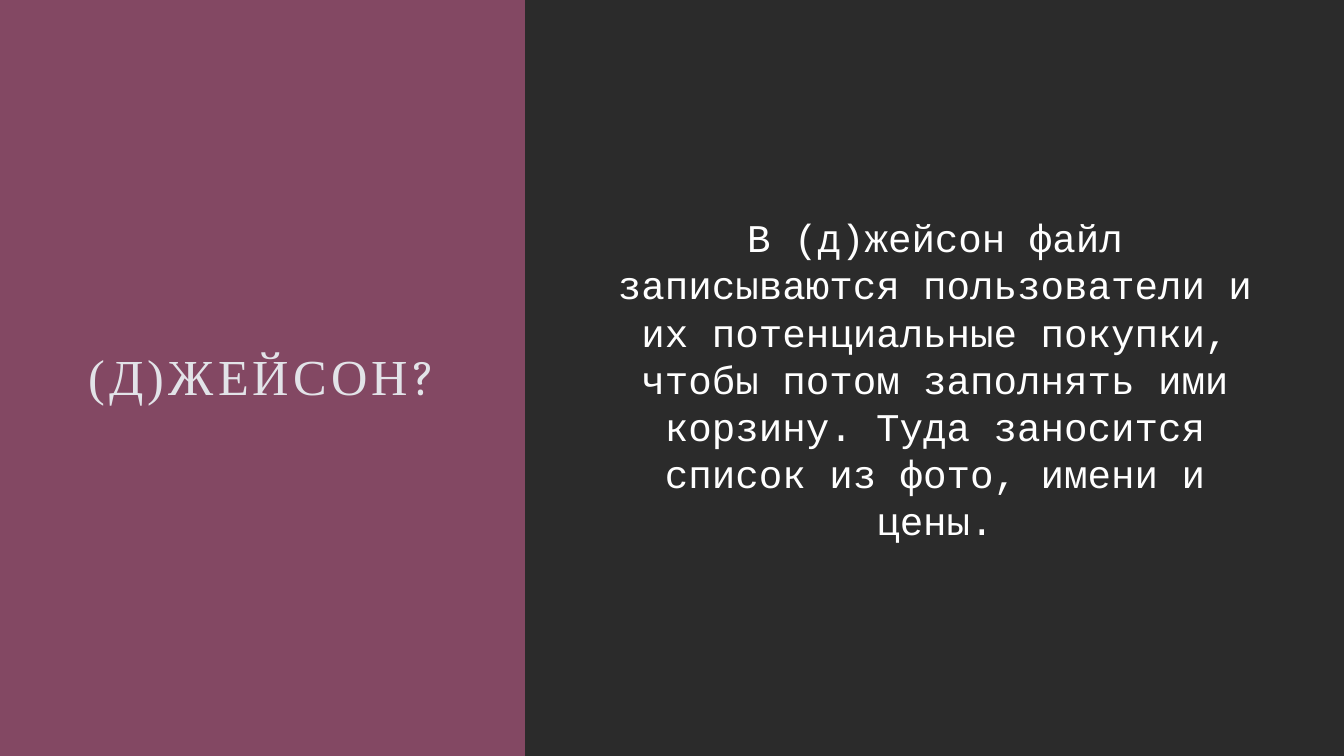
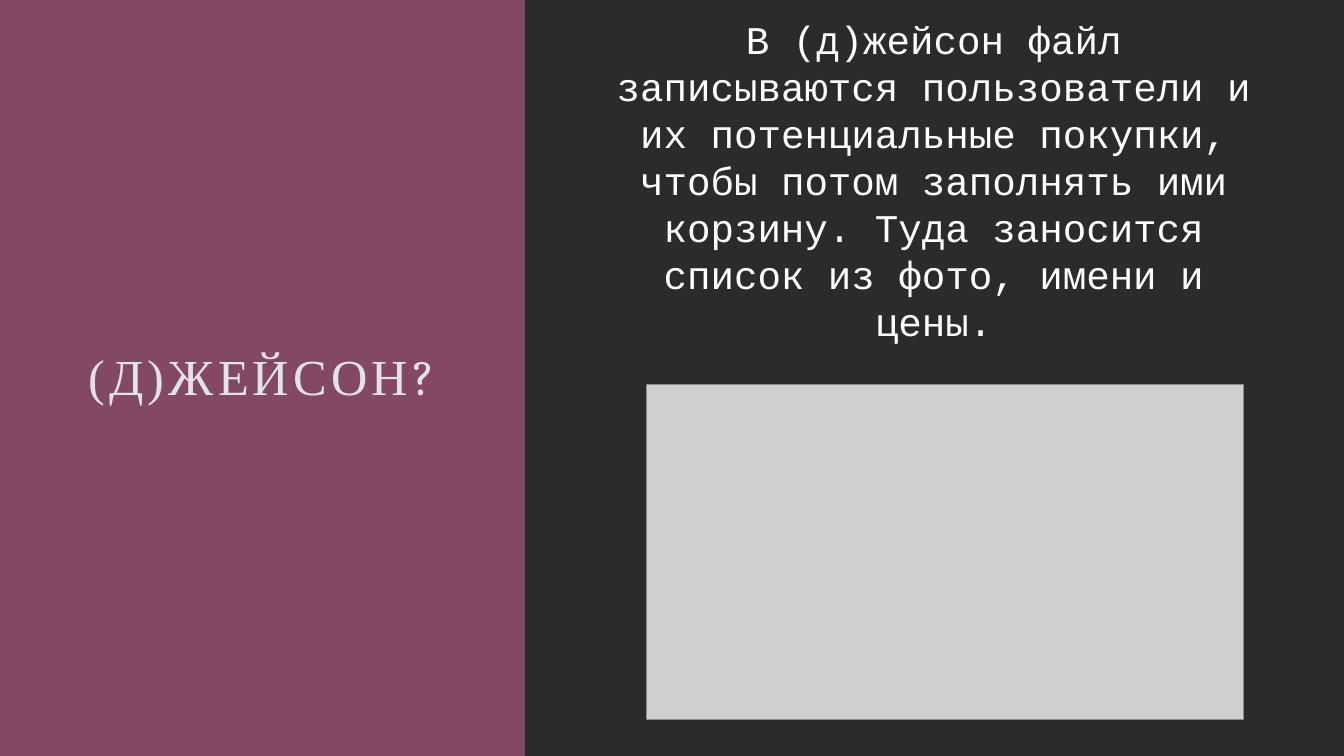
Before and after one commit to Def4ultxD/web, a slide deck: slide 8 of web/Презентация 2 (5).pptx. Drawn at 1344x756 pixels with LibreOffice and Linux fonts; fonts in the diff are those of the drawing; grey boxes stand for pictures; background and template pictures are left out; a plain dark background stands for a picture behind light text. Boxes give left, top, right and bottom in pixels: in the first picture for what was removed or moved away, otherwise in the second. Text is boxed around its words. In the diff, an @@ line names an element or a change of style, - is before the commit and + after.

```diff
--- a/web/Презентация 2 (5).pptx
+++ b/web/Презентация 2 (5).pptx
@@ text "В (д)жейсон файл записываются пользователи ...": place and size @@
-text "В (д)жейсон файл записываются пользователи ..." at [618,224,1252,543]
+text "В (д)жейсон файл записываются пользователи ..." at [617,26,1251,344]
@@ picture added at [647,384,1245,720] @@
```
Also in this commit, not shown: 6 other slides changed, 1 slide added, 1 slide removed.
